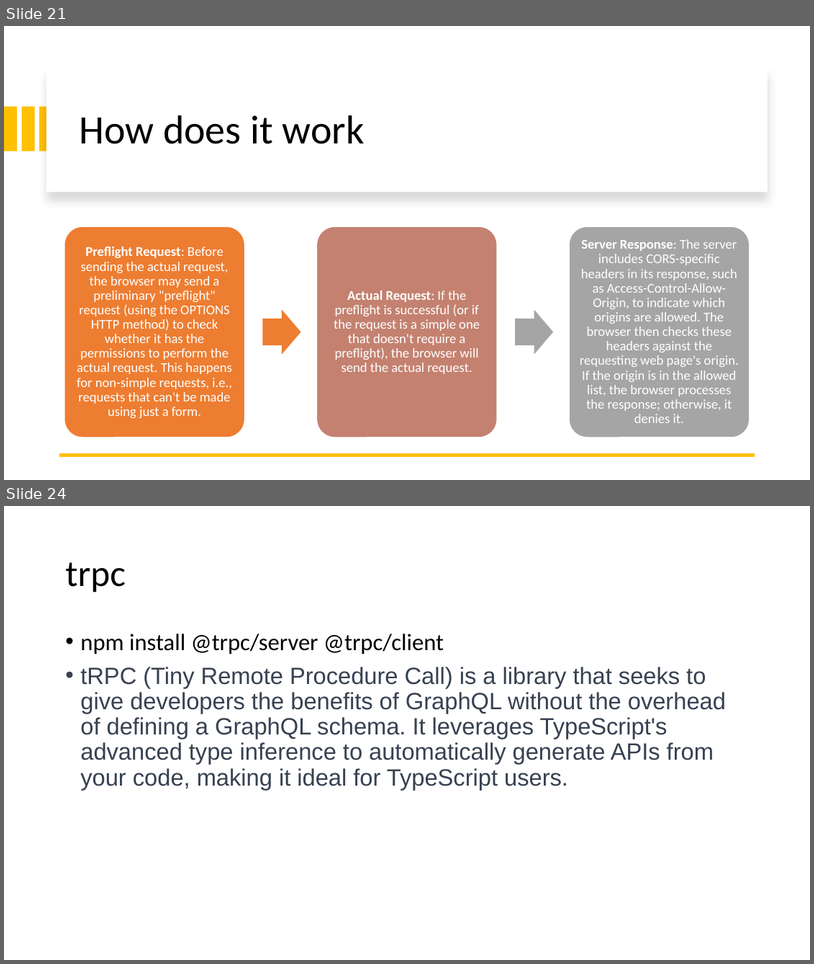
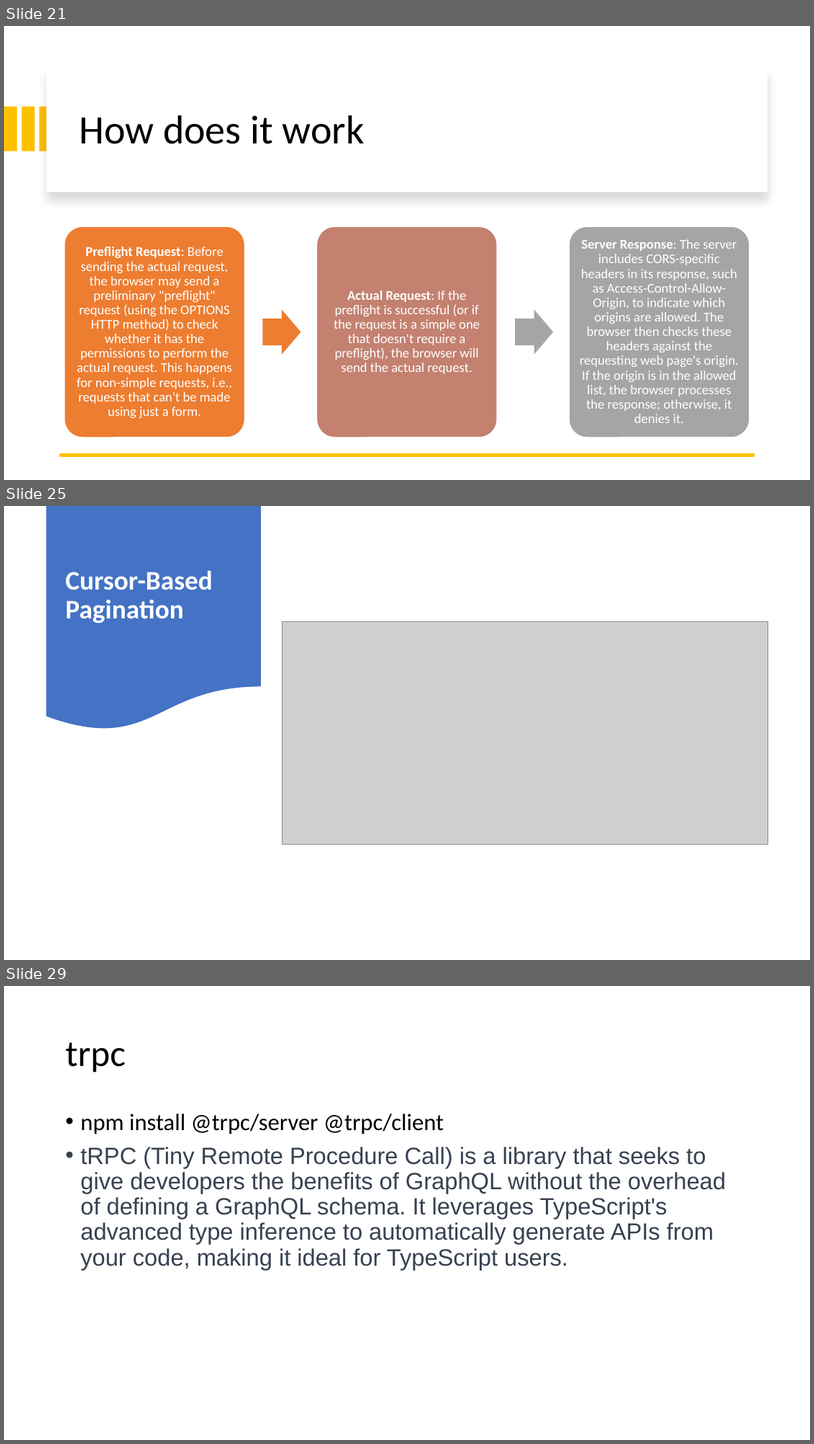
Before and after one commit to 1shaked/full-stack, a slide deck: 26ass/Node intro.pptx. Shown one above the other, each under a label of ours: slides 21 and 24 before the commit, slides 21, 25 and 29 after it; the slides between them are not shown. The pictures are 814x964 and 814x1444 pixels, drawn with LibreOffice and Linux fonts; fonts in the diff are those of the drawing; grey boxes stand for pictures. Boxes give left, top, right and bottom in pixels: in the first picture for what was removed or moved away, otherwise in the second. Text is boxed around its words. In the diff, an @@ line names an element or a change of style, - is before the commit and + after.

```diff
--- a/26ass/Node intro.pptx
+++ b/26ass/Node intro.pptx
@@ slide 25 added at bbox=[4, 506, 810, 960], background #FFFFFF @@
@@ flow chart document added at bbox=[46, 506, 261, 731], fill #4472C4 @@
@@ title added at bbox=[65, 571, 213, 623], 32 pt, text #FFFFFF, bold @@
+Cursor-Based Pagination
@@ picture added at bbox=[282, 621, 769, 844] @@
@@ what was slide 24 is now slide 29 @@
```
Also in this commit, not shown: 1 slide changed, 5 other slides added, 1 slide removed, 31 other files.
